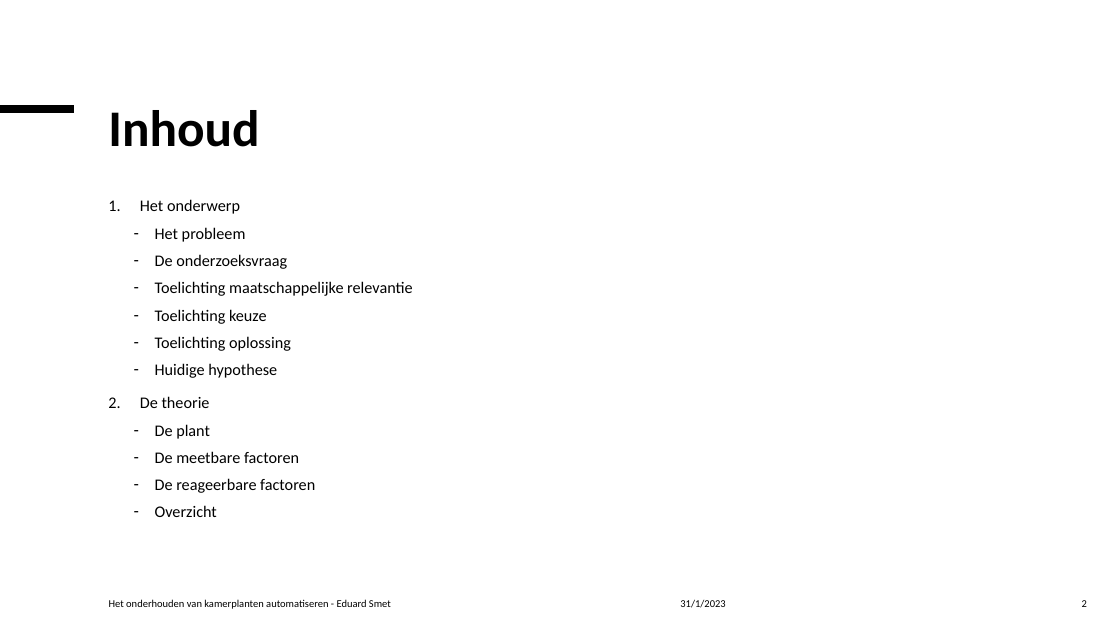
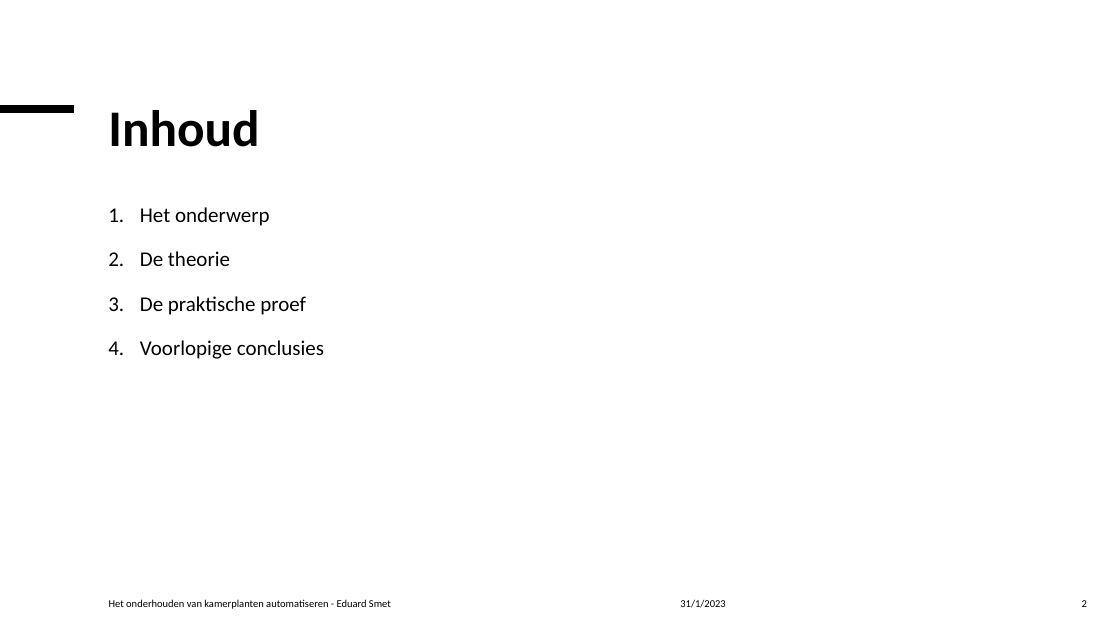
Before and after one commit to Celarye/syfinalproject, a slide deck: slide 2 of FinalProject.pptx. Drawn at 1120x630 pixels with LibreOffice and Linux fonts; fonts in the diff are those of the drawing. Boxes give left, top, right and bottom in pixels: in the first picture for what was removed or moved away, otherwise in the second. Text is boxed around its words. In the diff, an @@ line names an element or a change of style, - is before the commit and + after.

```diff
--- a/FinalProject.pptx
+++ b/FinalProject.pptx
@@ text at box(140, 207, 270, 266): size 13.9 to 18 pt in "Het onderwerp", "De theorie"; line spacing 1.1 to 1.3 @@
@@ text at box(155, 227, 413, 378): paragraphs removed @@
-  – Het probleem
-  – De onderzoeksvraag
-  – Toelichting maatschappelijke relevantie
-  – Toelichting keuze
-  – Toelichting oplossing
-  – Huidige hypothese
@@ text at box(140, 296, 324, 359): text changed; size 13.9 to 18 pt @@
-  – De plant
-  – De meetbare factoren
-  – De reageerbare factoren
-  – Overzicht
+3. De praktische proef
+4. Voorlopige conclusies
```
Also in this commit, not shown: 20 other slides changed, 4 slides added.
